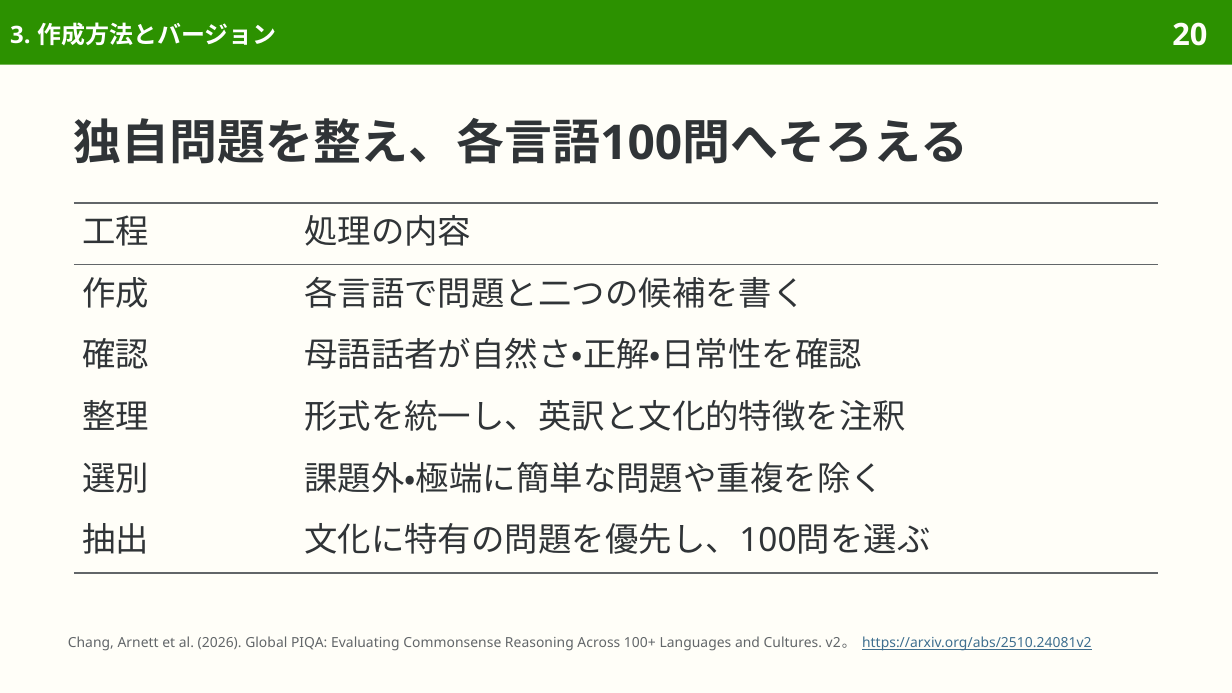
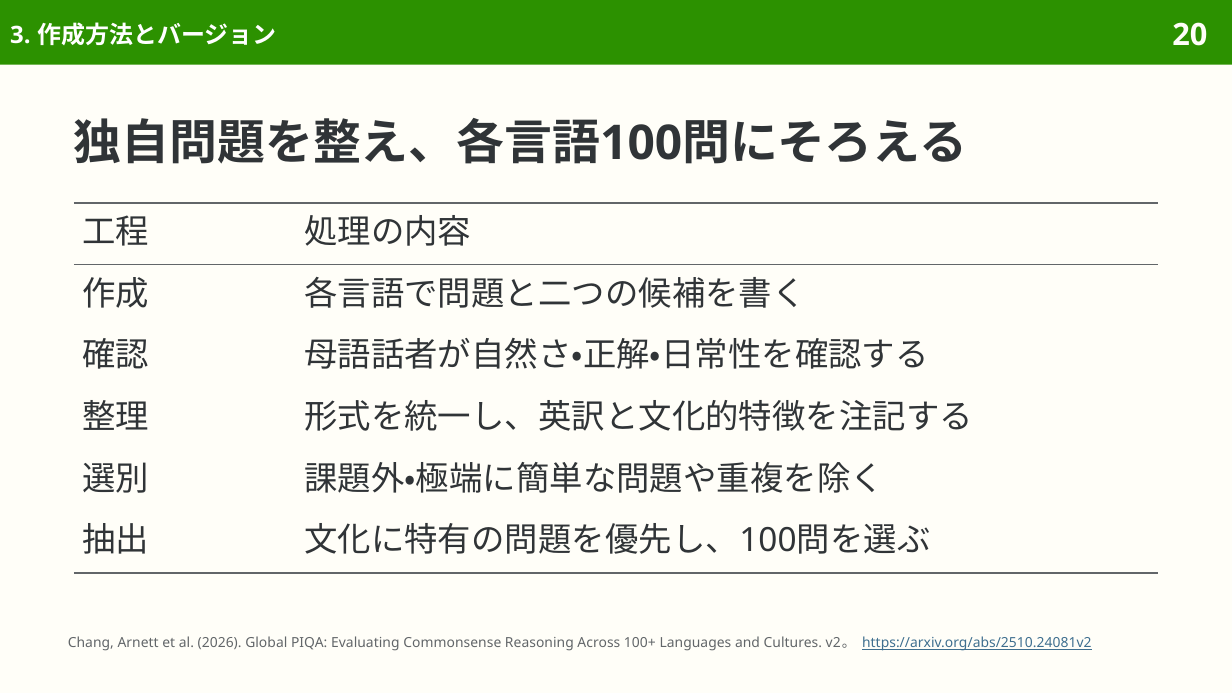
Before and after one commit to sasakiy84/datasets-in-10-minutes, a slide deck: slide 20 of slides/datasets-in-10-minutes-global-piqa.pptx. Drawn at 1232x693 pixels with LibreOffice and Linux fonts; fonts in the diff are those of the drawing. Boxes give left, top, right and bottom in pixels: in the first picture for what was removed or moved away, otherwise in the second. Text is boxed around its words. In the diff, an @@ line names an element or a change of style, - is before the commit and + after.

```diff
--- a/slides/datasets-in-10-minutes-global-piqa.pptx
+++ b/slides/datasets-in-10-minutes-global-piqa.pptx
@@ title at (74, 118, 967, 164): text changed @@
-独自問題を整え、各言語100問へそろえる
+独自問題を整え、各言語100問にそろえる
@@ table at (74, 203, 1158, 573) @@
-row 3, column 2: 母語話者が自然さ・正解・日常性を確認
+row 3, column 2: 母語話者が自然さ・正解・日常性を確認する
-row 4, column 2: 形式を統一し、英訳と文化的特徴を注釈
+row 4, column 2: 形式を統一し、英訳と文化的特徴を注記する
```
Also in this commit, not shown: 9 other slides changed, 7 other files.
